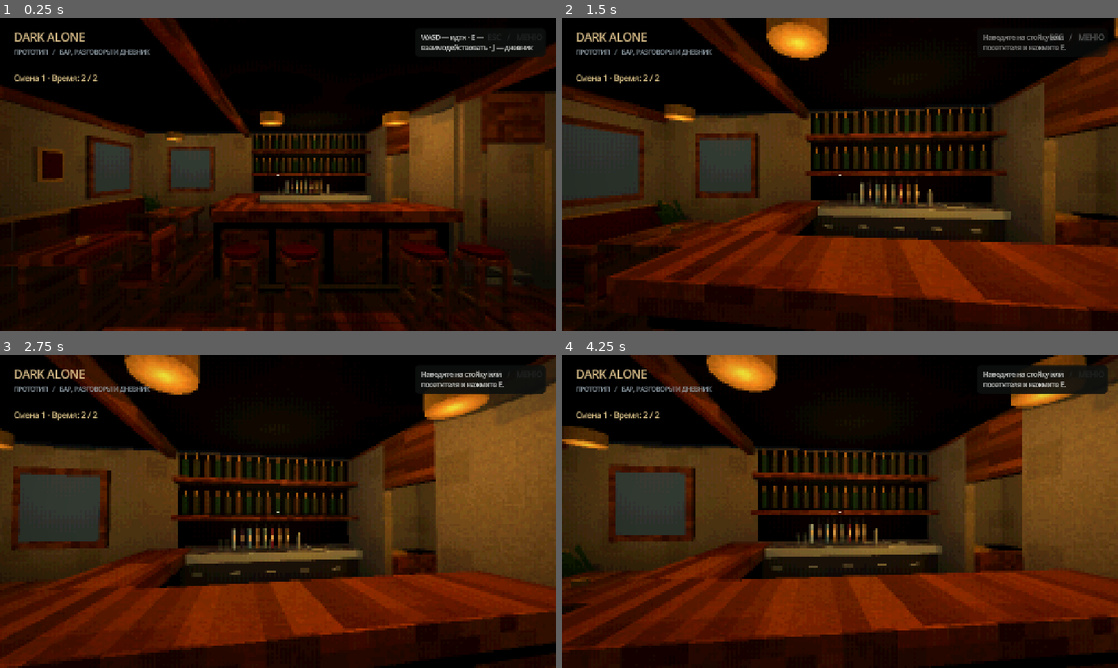
Above: before the commit, frames 1-4 (two rows, left to right).
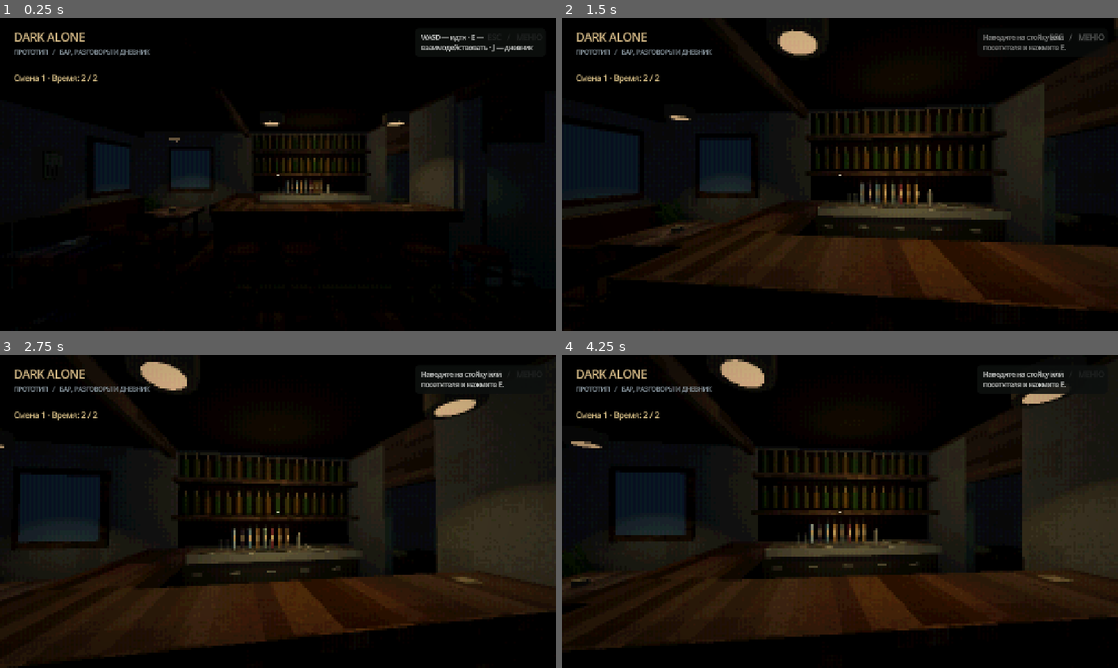
Above: after the commit, the same moments.

Repository: ZetMGC/Dark-Alone
Game: Godot game, scene res://scenes/main/reasoning_demo.tscn
Two runs of this game, one before a commit and one after it. Both use one fixed random seed, a clock stepped at 60 frames per second and the inputs below.
Inputs (mouse positions are in pixels of both pictures, inside the frame that each line leads up to):
- Up to frame 1 (0.25 s): no input
- Up to frame 2 (1.5 s): tap Enter at 0.5 s; move the mouse to (867, 174) at 0.52 s; hold Right mouse button (look) 0.53-1.28 s; hold W (move_forward) from 0.53 s (still down); click (867, 174) at 0.67 s; move the mouse to (812, 174) at 1.27 s; tap E (interact) at 1.35 s; click (812, 174) at 1.42 s
- Up to frame 3 (2.75 s): keep holding W (move_forward); right-click (250, 511) at 1.55 s; tap R (reset_look) at 2 s; move the mouse to (289, 505) at 2.02 s; hold Right mouse button (look) from 2.03 s (still down); click (289, 505) at 2.17 s
- Up to frame 4 (4.25 s): keep holding W (move_forward); tap R (reset_look) at 2.75, 3.5 s; move the mouse to (834, 517) at 2.77 s; release Right mouse button (look) at 2.78 s; tap Down (look_down) at 2.85 s; click (834, 517) at 2.92 s; right-click (834, 517) at 3.05 s; move the mouse to (878, 514) at 3.52 s; hold Right mouse button (look) from 3.53 s (still down); tap Left (look_left) at 3.6 s; click (878, 514) at 3.67 s

The runs differ from the first frame. In frame 1, 48% of the frame differs, in the area x 0-100%, y 0-100%; in frame 2, 56%; in frame 3, 62%; in frame 4, 62%.

Commit message:
feat: add night bar lighting muted materials and rain ambience

Diff:
--- a/scripts/levels/reference_bar.gd
+++ b/scripts/levels/reference_bar.gd
@@ -9,16 +9,18 @@
 var leather: Material
 var tile: Material
 var dark: Material
+var _flicker: SpotLight3D
+var _light_time: float = 0.0
 
 
 func _ready() -> void:
 	geometry = Node3D.new()
 	geometry.name = "Geometry"
 	add_child(geometry)
-	wood = material(Color(0.28, 0.16, 0.075), 2)
-	plaster = material(Color(0.31, 0.28, 0.21), 0)
-	brass = material(Color(0.43, 0.32, 0.14), 0)
-	leather = material(Color(0.19, 0.065, 0.035), 3)
+	wood = material(Color(0.19, 0.155, 0.125), 2)
+	plaster = material(Color(0.27, 0.28, 0.255), 0)
+	brass = material(Color(0.30, 0.27, 0.19), 0)
+	leather = material(Color(0.135, 0.10, 0.09), 3)
 	tile = material(Color(0.29, 0.30, 0.26), 1)
 	dark = material(Color(0.065, 0.055, 0.038), 0)
 	box("Foundation", Vector3(0, -0.12, 0), Vector3(10, 0.24, 8), dark)
@@ -114,15 +116,40 @@
 		window.rotation.y = PI / 2
 	for x in [-4.9, -1.95, 1.5, 4.9]:
 		box("Beam", Vector3(x, 2.78, 0), Vector3(0.12, 0.20, 8), wood, false)
-	for pos in [Vector3(-3.4, 2.5, -2.7), Vector3(-3.4, 2.5, 1.5), Vector3(-1.6, 2.5, 1.4), Vector3(1.4, 2.5, 0.8), Vector3(-1.2, 2.5, -1.2), Vector3(0.7, 2.5, -1.2), Vector3(2.2, 2.5, -2.5), Vector3(4, 2.5, -2.5), Vector3(4, 2.5, 0.5), Vector3(3, 2.5, 3), Vector3(-0.6, 2.5, 3.4)]:
-		lamp(pos)
+	# Световые островки: два стола остаются без собственной лампы.
+	lamp(Vector3(-3.4, 2.5, -2.7), 1.8, 3.1)
+	_flicker = lamp(Vector3(-3.4, 2.5, 1.5), 1.35, 3.0)
+	lamp(Vector3(-1.6, 2.5, 1.4), 0.0, 2.4)
+	lamp(Vector3(-1.2, 2.5, -1.2), 1.25, 3.0)
+	lamp(Vector3(0.7, 2.5, -1.2), 1.25, 3.0)
+	lamp(Vector3(2.2, 2.5, -2.5), 0.65, 2.4, Color(0.72, 0.86, 0.77))
+	lamp(Vector3(4, 2.5, -2.5), 0.25, 2.0, Color(0.70, 0.78, 0.74))
+	lamp(Vector3(4, 2.5, 0.5), 0.4, 2.0, Color(0.72, 0.80, 0.76))
+	lamp(Vector3(3, 2.5, 3), 0.25, 2.0)
+	lamp(Vector3(-0.6, 2.5, 3.4), 0.35, 2.1)
+	# Узкий свет на полки/приготовление и мягкий отражённый свет на лицо гостя.
+	spot("WorkbenchLight", Vector3(-0.3, 2.55, -2.65), Vector3(-0.3, 1.1, -3.35), Color(0.94, 0.79, 0.58), 1.1, 2.8, 55)
+	spot("GuestFill", Vector3(-0.2, 2.2, -2.45), Vector3(-0.2, 1.45, -0.45), Color(0.90, 0.80, 0.65), 0.55, 3.1, 36)
+	spot("WindowWest", Vector3(-4.72, 1.85, -0.2), Vector3(-2.3, 0.1, 0.7), Color(0.39, 0.53, 0.74), 1.8, 4.4, 42)
+	spot("WindowNorth", Vector3(-3.5, 1.85, -3.70), Vector3(-2.8, 0.1, -1.2), Color(0.39, 0.53, 0.74), 1.4, 3.7, 34)
+	spot("WindowSouth", Vector3(-3.6, 1.85, 3.70), Vector3(-2.6, 0.1, 1.5), Color(0.39, 0.53, 0.74), 1.4, 3.7, 34)
+	_lived_in_details()
+	# Очень слабый отражённый свет: пол и маршрут различимы между световыми островками.
+	var bounce := OmniLight3D.new()
+	bounce.name = "HallBounce"
+	bounce.position = Vector3(-0.3, 1.25, 0.9)
+	bounce.light_color = Color(0.56, 0.62, 0.72)
+	bounce.light_energy = 0.28
+	bounce.omni_range = 3.6
+	bounce.shadow_enabled = true
+	add_child(bounce)
 	var environment := WorldEnvironment.new()
 	environment.environment = Environment.new()
 	environment.environment.background_mode = Environment.BG_COLOR
 	environment.environment.background_color = Color(0.04, 0.045, 0.05)
 	environment.environment.ambient_light_source = Environment.AMBIENT_SOURCE_COLOR
-	environment.environment.ambient_light_color = Color(0.58, 0.55, 0.48)
-	environment.environment.ambient_light_energy = 0.6
+	environment.environment.ambient_light_color = Color(0.43, 0.49, 0.58)
+	environment.environment.ambient_light_energy = 0.30
 	add_child(environment)
 	var anchors := Node3D.new()
 	anchors.name = "Anchors"
@@ -266,13 +293,63 @@
 	return frame
 
 
-func lamp(pos: Vector3) -> void:
+func lamp(pos: Vector3, energy: float, reach: float, color: Color = Color(1.0, 0.82, 0.59)) -> SpotLight3D:
 	cylinder("LampShade", pos, 0.18, 0.14, brass)
 	cylinder("LampCable", Vector3(pos.x, 2.7, pos.z), 0.009, 0.4, dark)
-	var light := OmniLight3D.new()
-	light.position = pos - Vector3.UP * 0.13
-	light.light_color = Color(1, 0.72, 0.40)
-	light.light_energy = 1.1
-	light.omni_range = 3.3
+	if energy > 0:
+		var bulb := StandardMaterial3D.new()
+		bulb.albedo_color = color
+		bulb.emission_enabled = true
+		bulb.emission = color * 0.7
+		cylinder("LampBulb", pos-Vector3.UP*0.073, 0.115, 0.012, bulb)
+	return spot("PendantLight", pos - Vector3.UP * 0.10, pos - Vector3.UP, color, energy, reach, 58)
+
+
+func spot(label: String, pos: Vector3, target: Vector3, color: Color, energy: float, reach: float, angle: float) -> SpotLight3D:
+	var light := SpotLight3D.new()
+	light.name = label
+	light.position = pos
+	light.light_color = color
+	light.light_energy = energy
+	light.spot_range = reach
+	light.spot_angle = angle
+	light.spot_attenuation = 0.8
 	light.shadow_enabled = true
-	add_child(light)
+	light.shadow_bias = 0.035
+	add_child(light, true)
+	light.look_at(target, Vector3.FORWARD if absf((target-pos).normalized().dot(Vector3.UP)) > 0.99 else Vector3.UP)
+	return light
+
+
+func _process(delta: float) -> void:
+	_light_time += delta
+	# Только одна дальняя лампа: мягкое проседание на 12%, раз в ~23 с.
+	var phase := fposmod(_light_time, 23.7)
+	_flicker.light_energy = 1.35 * (1.0 - 0.12 * pow(sin((phase - 20.0) / 0.7 * PI), 2)) if phase > 20.0 and phase < 20.7 else 1.35
+
+
+func _lived_in_details() -> void:
+	var paper := material(Color(0.34, 0.32, 0.25), 0)
+	box("FoldedPaper", Vector3(-3.55, 0.838, -0.48), Vector3(0.22, 0.008, 0.16), paper, false).rotation.y = 0.23
+	box("LeftBook", Vector3(-2.95, 0.85, 3.25), Vector3(0.22, 0.04, 0.16), leather, false).rotation.y = -0.18
+	box("ForgottenCoaster", Vector3(0.95, 1.163, -1.35), Vector3(0.14, 0.005, 0.14), paper, false)
+	for pos in [Vector3(-3.25, 0.834, -2.7), Vector3(-3.6, 0.834, 1.55), Vector3(0.65, 1.162, -1.2)]:
+		var mark := MeshInstance3D.new()
+		mark.name = "GlassRing"
+		var ring := TorusMesh.new()
+		ring.inner_radius = 0.045
+		ring.outer_radius = 0.049
+		ring.rings = 24
+		ring.ring_segments = 6
+		mark.mesh = ring
+		mark.scale.y = 0.12
+		mark.position = pos
+		mark.material_override = material(Color(0.085, 0.075, 0.06), 0)
+		geometry.add_child(mark, true)
+	for pos in [Vector3(-1.5, 0.77, -0.35), Vector3(0.55, 0.77, -0.35), Vector3(-4.4, 0.583, 1.5)]:
+		box("SeatScuff", pos + Vector3(0, 0.037, 0), Vector3(0.12, 0.002, 0.045), material(Color(0.21, 0.18, 0.145), 3), false).rotation.y = 0.35
+	# Собственные условные выцветшие снимки зданий, без новых сюжетных фактов.
+	for z in [-1.45, 1.35]:
+		box("FadedPhoto", Vector3(-4.786, 1.8, z), Vector3(0.008, 0.39, 0.27), paper, false)
+		for i in 4:
+			box("PhotoSilhouette", Vector3(-4.779, 1.70 + (i%2)*0.025, z-0.09+i*0.06), Vector3(0.006, 0.13+(i%2)*0.05, 0.04), dark, false)
--- a/scripts/main/main.gd
+++ b/scripts/main/main.gd
@@ -41,6 +41,7 @@
 
 func _ready() -> void:
 	if reference_bar_enabled:
+		$Presentation/EnvironmentAudio.configure_night_bar()
 		var old_level := $BarLevel
 		remove_child(old_level)
 		old_level.queue_free()
--- a/scripts/presentation/environment_audio.gd
+++ b/scripts/presentation/environment_audio.gd
@@ -4,6 +4,7 @@
 
 static var _street_stream: AudioStreamWAV
 static var _creak_stream: AudioStreamWAV
+static var _rain_stream: AudioStreamWAV
 var _gain: float = 0.0
 var _active: bool = true
 var _events_paused: bool = false
@@ -28,6 +29,17 @@
 	if not is_finite(value):
 		return
 	_gain = clampf(value, 0.0, 1.0)
+	_apply_gain()
+
+
+func configure_night_bar() -> void:
+	# Профиль новой локации; прежние меню/mute/пауза управляют теми же источниками.
+	if _rain_stream == null:
+		_rain_stream = _make_rain()
+	$Street.stop()
+	$Street.stream = _rain_stream
+	$Street.position = Vector3(-4.7, 1.8, 0)
+	$Furniture.position = Vector3(-3.45, 0.8, 1.55)
 	_apply_gain()
 
 
@@ -122,6 +134,33 @@
 	return _pcm(pcm, RATE)
 
 
+func _make_rain() -> AudioStreamWAV:
+	const RATE := 11025
+	const COUNT := RATE * 16
+	var random := RandomNumberGenerator.new()
+	random.seed = 290104
+	var noise := PackedFloat32Array()
+	noise.resize(COUNT)
+	for i in COUNT:
+		noise[i] = random.randf_range(-1, 1)
+	var low := 0.0
+	for i in range(COUNT - 4096, COUNT):
+		low = lerpf(low, noise[i], 0.12)
+	var pcm := PackedByteArray()
+	pcm.resize((COUNT + 1) * 2)
+	for i in COUNT:
+		low = lerpf(low, noise[i], 0.12)
+		var swell := 0.95 + 0.05 * cos(TAU * float(i) / COUNT)
+		var value := (low * 0.11 + (noise[i] - low) * 0.012) * swell
+		pcm.encode_s16(i * 2, roundi(value * 32767))
+	# Дополнительный отсчёт для включительного декодирования стыка Godot.
+	pcm.encode_s16(COUNT * 2, pcm.decode_s16(0))
+	var stream := _pcm(pcm, RATE)
+	stream.loop_mode = AudioStreamWAV.LOOP_FORWARD
+	stream.loop_end = COUNT
+	return stream
+
+
 func _pcm(data: PackedByteArray, rate: int) -> AudioStreamWAV:
 	var stream := AudioStreamWAV.new()
 	stream.format = AudioStreamWAV.FORMAT_16_BITS
--- a/tests/reference_bar_test.gd
+++ b/tests/reference_bar_test.gd
@@ -20,6 +20,22 @@
 	var level: Node3D = main.get_node("BarLevel")
 	expect(level is ReferenceBar, "Reference layout enabled in normal entry")
 	expect(main._narrative_ready, "Narrative and workbench configured")
+	var audio: EnvironmentAudio = main.get_node("Presentation/EnvironmentAudio")
+	var rain: AudioStreamWAV = audio.get_node("Street").stream
+	expect(rain.loop_end == 11025 * 16 and rain.data.decode_s16(rain.loop_end * 2) == rain.data.decode_s16(0), "Rain loop has matching inclusive continuation sample")
+	audio.set_gain(0)
+	expect(not audio.get_node("Street").playing and not audio.get_node("Furniture").playing, "Night ambience respects master mute")
+	audio.set_gain(0.35)
+	var steady := level.get_node("GuestFill").light_energy as float
+	level.set_process(false)
+	var flicker_min := 10.0
+	var flicker_max := 0.0
+	for step in 240:
+		level._process(0.1)
+		flicker_min = minf(flicker_min, level._flicker.light_energy)
+		flicker_max = maxf(flicker_max, level._flicker.light_energy)
+	expect(flicker_min >= 1.35 * 0.879 and flicker_max <= 1.351 and level.get_node("GuestFill").light_energy == steady, "Only distant lamp dips gently; guest lighting stays steady")
+	level.set_process(true)
 	var leaves: Array[String] = []
 	var unwanted_table := false
 	for part in level.get_node("Geometry").get_children():
@@ -61,6 +77,7 @@
 		expect(main.open_service_menu(), "Preparation opens at relocated workbench")
 		main.get_node("NarrativeSession").close_service()
 		rig.leave_focus()
+	await capture(main, Vector3(-0.2, 1.65, -2.0), Vector3(-0.3, 1.25, -3.4), "workbench")
 	# Интеграция нового зала с физической подачей из актуального main.
 	var session: NarrativeSession = main.get_node("NarrativeSession")
 	expect(session.open_service(), "Open preparation for physical delivery in reference bar")
@@ -77,8 +94,11 @@
 	await capture(main, Vector3(2.65, 1.7, 1.6), Vector3(-2.8, 1.1, -0.5), "hall")
 	await capture(main, Vector3(0.6, 1.6, 1.6), Vector3(2.1, 1.1, -1.4), "passage")
 	await capture(main, Vector3(-2.3, 1.35, 0.2), Vector3(-3.4, 0.65, -1.9), "seating")
+	expect(session.start_dialogue(&"test_war_cinema_guest"), "Conversation remains available in night lighting")
+	await get_tree().create_timer(0.7).timeout
 	await capture(main, Vector3(-0.2, 1.65, -2.0), Vector3(-0.2, 1.43, -0.45), "support_front")
 	await capture(main, Vector3(-1.2, 1.5, -1.8), Vector3(-0.2, 1.32, -0.65), "support_side")
+	session.cancel_dialogue()
 	level.get_node("Geometry/Ceiling").hide()
 	await capture(main, Vector3(0, 13, 0.01), Vector3.ZERO, "plan", true)
 	behavior.request_departure()
@@ -105,9 +125,11 @@
 		camera.size = 12
 	camera.current = true
 	main.get_node("NavigationHUD/Screen").hide()
+	main.get_node("DialogueTrigger/ServedGlass/Label").hide()
 	await get_tree().process_frame
 	await get_tree().process_frame
 	await RenderingServer.frame_post_draw
 	DirAccess.make_dir_recursive_absolute("res://artifacts/reference_bar")
 	get_viewport().get_texture().get_image().save_png("res://artifacts/reference_bar/%s.png" % label)
 	camera.queue_free()
+	main.get_node("AnchorCamera").view.make_current()
Binary file added: docs/art/night-bar-conversation.png
Binary file added: docs/art/night-bar-entry.png
Binary file added: docs/art/night-bar-workbench.png
Not shown, changed: docs/BACKLOG.md
Not shown, changed: docs/BAR_REFERENCE.md
Not shown, changed: docs/CONTRACTS.md
Not shown, changed: docs/HANDOFF.md
Not shown, changed: docs/STATUS.md
Not shown, added: docs/decisions/0044-night-bar-atmosphere.md
Not shown, changed: docs/decisions/README.md
Not shown, added: docs/worklog/2026-10-29-03-night-bar.md
Not shown, changed: docs/worklog/README.md
